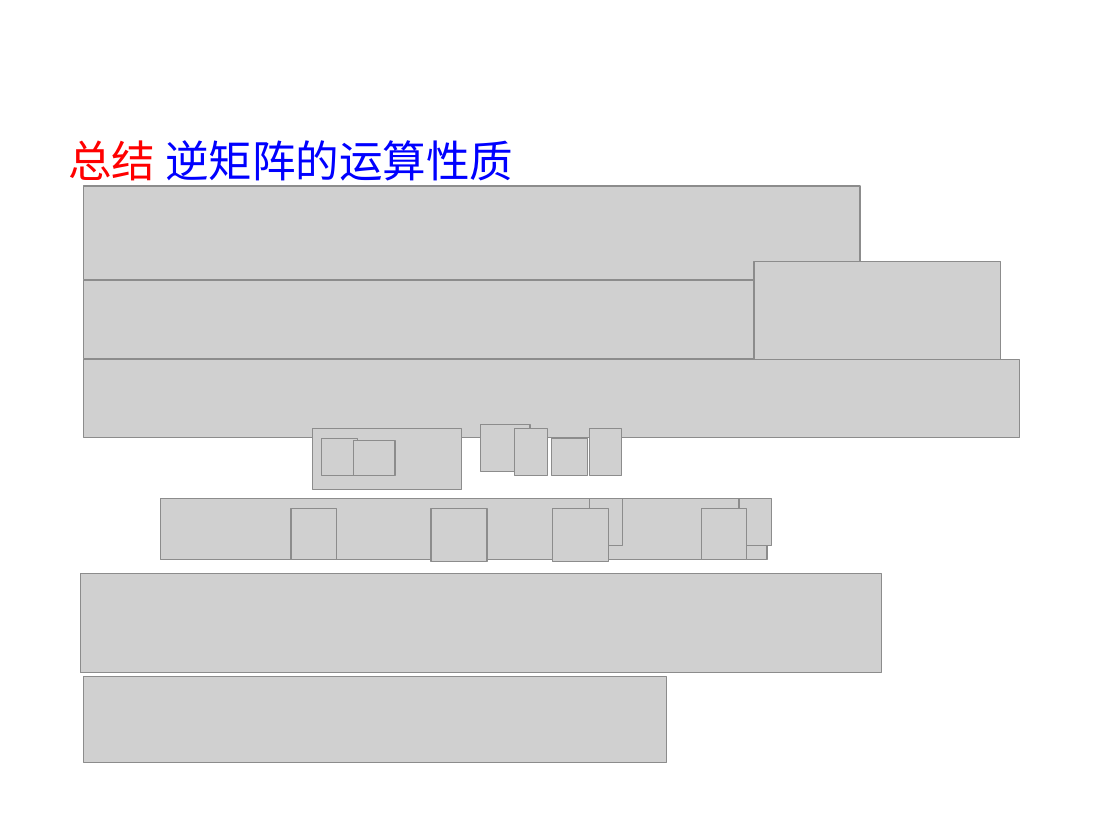
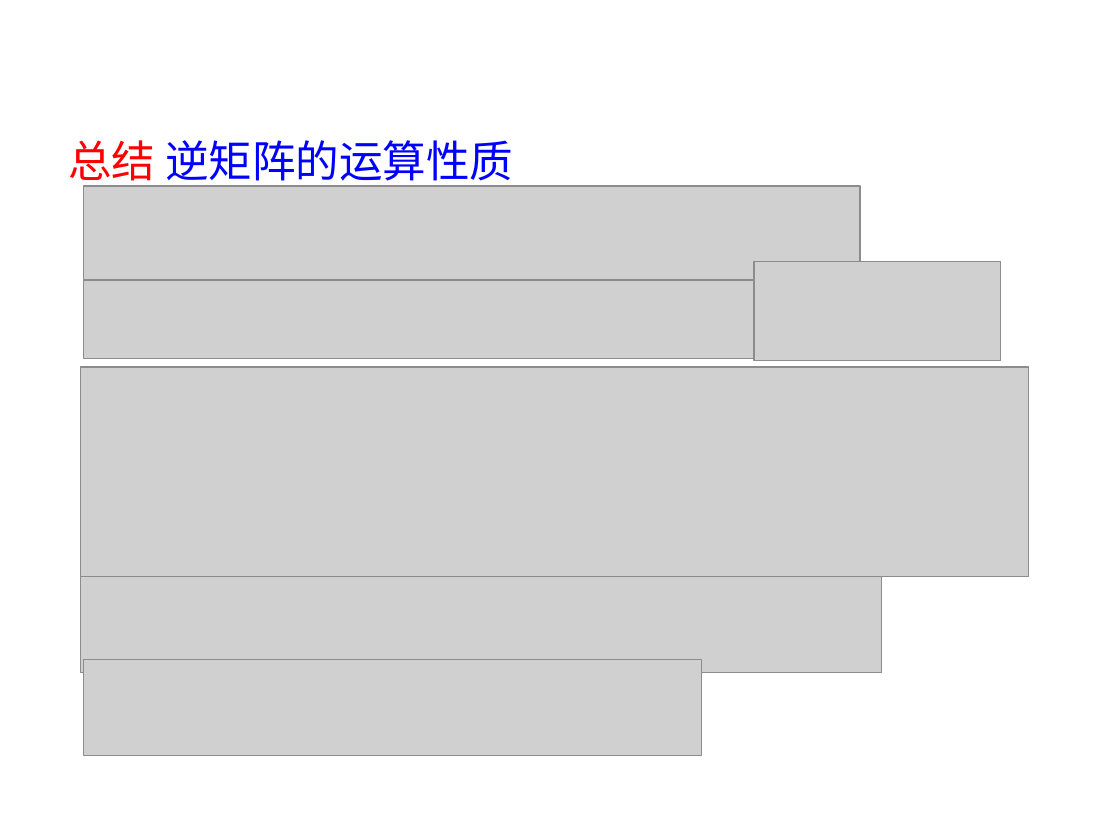
Before and after one commit to zhangbiaomath/zhangbiaomath.github.io, a slide deck: slide 46 of teaching/gaodai/ch4/高等代数第4章-矩阵.pptx. Drawn at 1120x840 pixels with LibreOffice and Linux fonts; fonts in the diff are those of the drawing; grey boxes stand for pictures. Boxes give left, top, right and bottom in pixels: in the first picture for what was removed or moved away, otherwise in the second. Text is boxed around its words. In the diff, an @@ line names an element or a change of style, - is before the commit and + after.

```diff
--- a/teaching/gaodai/ch4/高等代数第4章-矩阵.pptx
+++ b/teaching/gaodai/ch4/高等代数第4章-矩阵.pptx
@@ picture added at <box>81,367,1029,577</box> @@
@@ picture removed at <box>84,360,1019,437</box> @@
@@ group removed at <box>312,424,622,489</box>: 7 pictures @@
@@ group removed at <box>160,498,772,561</box>: 7 pictures @@
@@ picture: place and size @@
-picture at <box>84,676,668,762</box>
+picture at <box>84,660,701,756</box>
```
Also in this commit, not shown: 3 other slides changed, 6 slides added, 1 slide removed, 9 other files.
